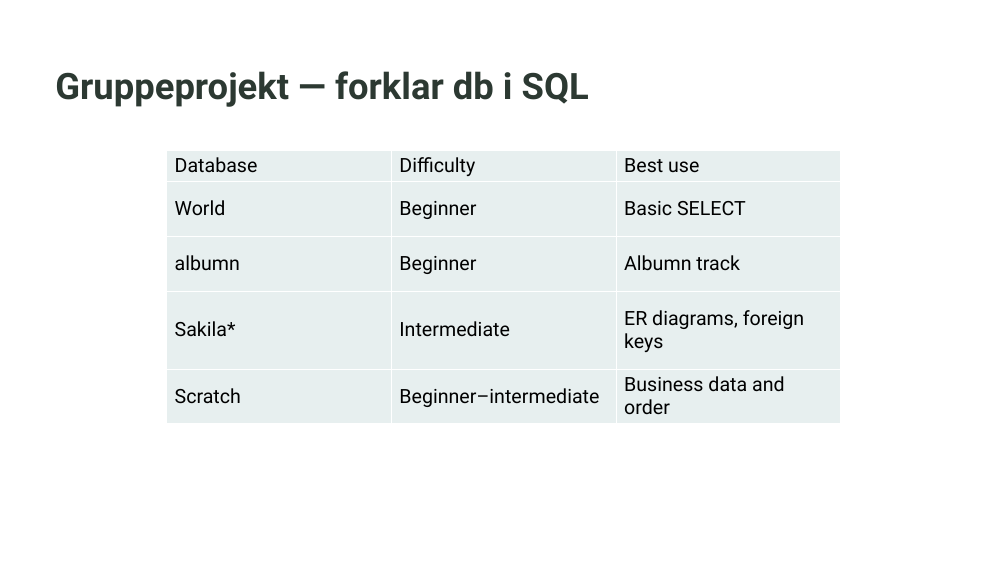
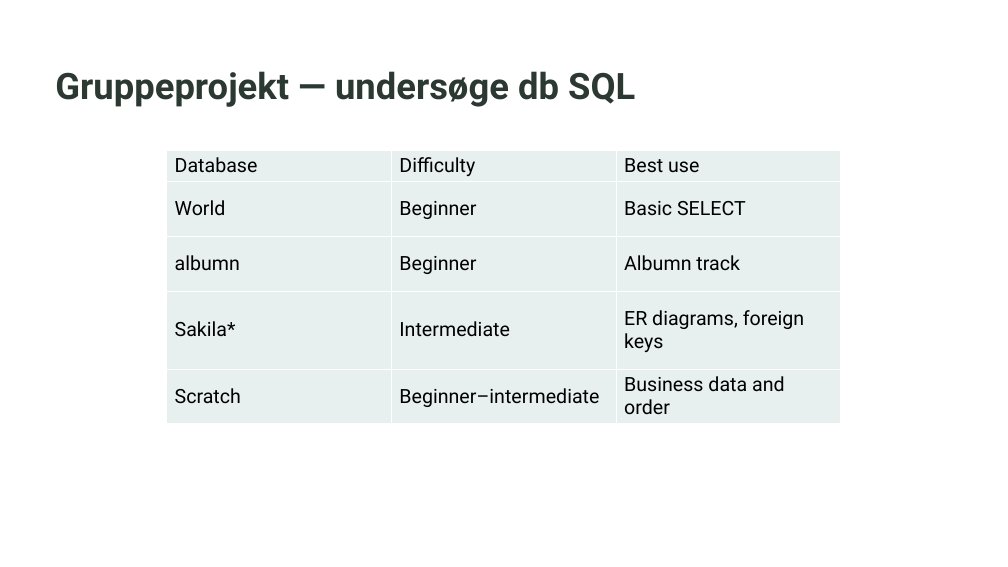
Before and after one commit to xiaoleibi/DMU26, a slide deck: slide 48 of DBPPT/DB Gang1og2.pptx (slide 44 before the commit). Drawn at 1008x567 pixels with LibreOffice and Linux fonts; fonts in the diff are those of the drawing. Boxes give left, top, right and bottom in pixels: in the first picture for what was removed or moved away, otherwise in the second. Text is boxed around its words. In the diff, an @@ line names an element or a change of style, - is before the commit and + after.

```diff
--- a/DBPPT/DB Gang1og2.pptx
+++ b/DBPPT/DB Gang1og2.pptx
@@ text at (x1=55, y1=71, x2=635, y2=107): text changed @@
-Gruppeprojekt — forklar db i SQL
+Gruppeprojekt — undersøge db SQL
```
Also in this commit, not shown: 6 other slides changed, 4 slides added, 2 other files.
